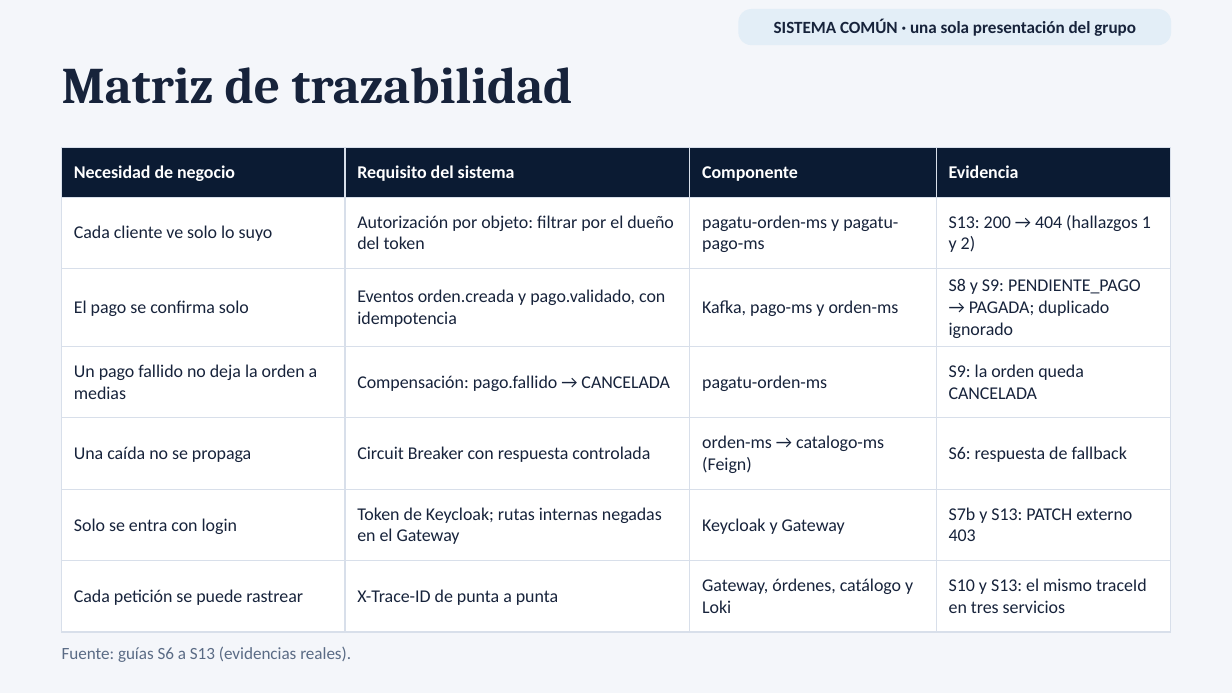
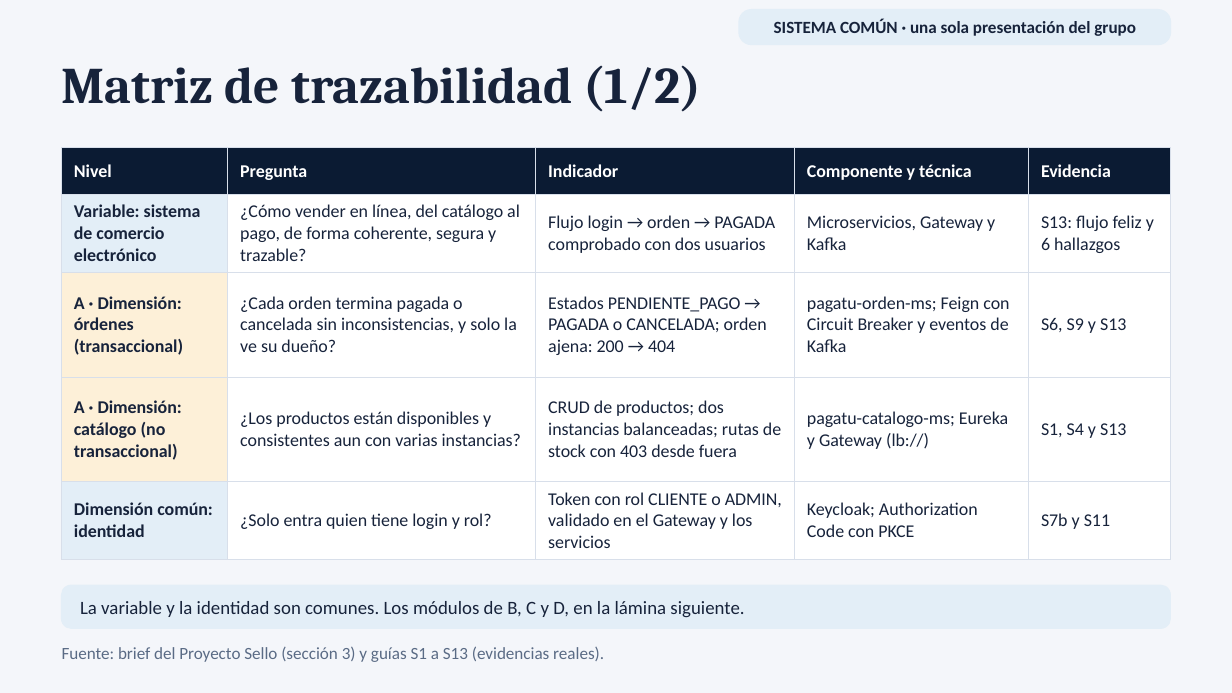
Before and after one commit to 262dist/pagatu, a slide deck: slide 4 of docs/presentaciones/pagatu_U3_producto_final_integrado.pptx. Drawn at 1232x693 pixels with LibreOffice and Linux fonts; fonts in the diff are those of the drawing. Boxes give left, top, right and bottom in pixels: in the first picture for what was removed or moved away, otherwise in the second. Text is boxed around its words. In the diff, an @@ line names an element or a change of style, - is before the commit and + after.

```diff
--- a/docs/presentaciones/pagatu_U3_producto_final_integrado.pptx
+++ b/docs/presentaciones/pagatu_U3_producto_final_integrado.pptx
@@ text at [62,65,701,112]: text changed @@
-Matriz de trazabilidad
+Matriz de trazabilidad (1/2)
@@ table at [62,148,1170,552] @@
-Necesidad de negocio | Requisito del sistema | Componente | Evidencia
-Cada cliente ve solo lo suyo | Autorización por objeto: filtrar por el dueño del token | pagatu-orden-ms y pagatu-pago-ms | S13: 200 → 404 (hallazgos 1 y 2)
-El pago se confirma solo | Eventos orden.creada y pago.validado, con idempotencia | Kafka, pago-ms y orden-ms | S8 y S9: PENDIENTE_PAGO → PAGADA; duplicado ignorado
-Un pago fallido no deja la orden a medias | Compensación: pago.fallido → CANCELADA | pagatu-orden-ms | S9: la orden queda CANCELADA
-Una caída no se propaga | Circuit Breaker con respuesta controlada | orden-ms → catalogo-ms (Feign) | S6: respuesta de fallback
-Solo se entra con login | Token de Keycloak; rutas internas negadas en el Gateway | Keycloak y Gateway | S7b y S13: PATCH externo 403
-Cada petición se puede rastrear | X-Trace-ID de punta a punta | Gateway, órdenes, catálogo y Loki | S10 y S13: el mismo traceId en tres servicios
+Nivel | Pregunta | Indicador | Componente y técnica | Evidencia
+Variable: sistema de comercio electrónico | ¿Cómo vender en línea, del catálogo al pago, de forma coherente, segura y trazable? | Flujo login → orden → PAGADA comprobado con dos usuarios | Microservicios, Gateway y Kafka | S13: flujo feliz y 6 hallazgos
+A · Dimensión: órdenes (transaccional) | ¿Cada orden termina pagada o cancelada sin inconsistencias, y solo la ve su dueño? | Estados PENDIENTE_PAGO → PAGADA o CANCELADA; orden ajena: 200 → 404 | pagatu-orden-ms; Feign con Circuit Breaker y eventos de Kafka | S6, S9 y S13
+A · Dimensión: catálogo (no transaccional) | ¿Los productos están disponibles y consistentes aun con varias instancias? | CRUD de productos; dos instancias balanceadas; rutas de stock con 403 desde fuera | pagatu-catalogo-ms; Eureka y Gateway (lb://) | S1, S4 y S13
+Dimensión común: identidad | ¿Solo entra quien tiene login y rol? | Token con rol CLIENTE o ADMIN, validado en el Gateway y los servicios | Keycloak; Authorization Code con PKCE | S7b y S11
@@ rounded rectangle added at [62,585,1170,628], fill #E3EEF7, outline #E3EEF7 0.75 pt @@
@@ text added at [80,601,744,617], 11 pt, text #17233B @@
+La variable y la identidad son comunes. Los módulos de B, C y D, en la lámina siguiente.
@@ text at [62,646,604,662]: text changed @@
-Fuente: guías S6 a S13 (evidencias reales).
+Fuente: brief del Proyecto Sello (sección 3) y guías S1 a S13 (evidencias reales).
```
Also in this commit, not shown: 1 slide added, 8 other files.
